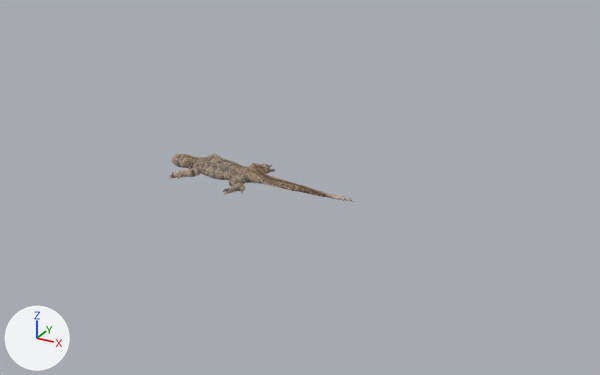
The glTF model public/assets/models/wasteland/scablands/crew-favours.glb as it was, and as the next commit left it.
One viewpoint serves both versions: a 50 mm lens placed at (1.64, -2.61, 1.32), pointed at (0.16, 0.08, -0.02). The lights are fixed; the arrows at lower left show +X, +Y and +Z. The picture after the commit comes second. Where no turn or scale is listed for an object, it has been applied to the vertices.

Objects in the first picture: 'gerald-outline-relief'.
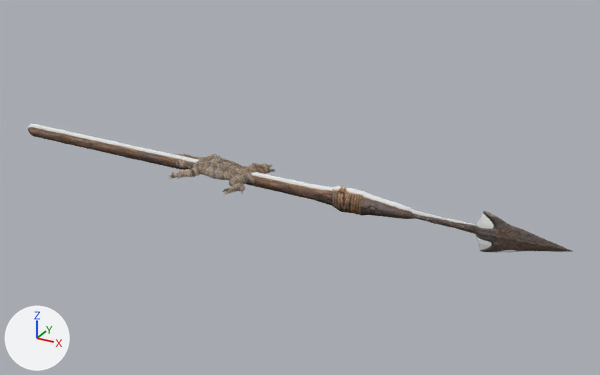
Commit message: WW-ART-CREW round 4: trace harpoon silhouette

Where the change shows, as pixel boxes [x1, y1, x2, y2] in the pictures (600 x 375 px):
'jax-harpoon-outline-lathe', added
    after: [27, 123, 573, 253]

Patch to the scene script:
```diff
--- a/public/assets/models/wasteland/scablands/crew-favours.glb.py
+++ b/public/assets/models/wasteland/scablands/crew-favours.glb.py
@@ img_ww_harpoon_photo @@
+img_ww_harpoon_photo = load_image('ww-harpoon-photo', '_unpacked/ww-harpoon-photo', 2048, 683, 'sRGB')
@@ mat_jax___outline_photograph @@
+mat_jax___outline_photograph = principled_material('Jax / outline photograph')
+mat_jax___outline_photograph.texture = img_ww_harpoon_photo
+mat_jax___outline_photograph.roughness = 0.85
@@ me_jax_harpoon_outline_lathe_mesh @@
+me_jax_harpoon_outline_lathe_mesh.from_pydata(...)  # 1440 vertices, 2876 faces; spans x -1.25..1.25, y -0.03..0.03, z -0.08..0.08
+me_jax_harpoon_outline_lathe_mesh.materials.append(mat_jax___outline_photograph)  # picture img_ww_harpoon_photo
@@ ob_jax_harpoon_outline_lathe @@
+ob_jax_harpoon_outline_lathe = bpy.data.objects.new('jax-harpoon-outline-lathe', me_jax_harpoon_outline_lathe_mesh)
+ob_jax_harpoon_outline_lathe.location = (0.0, 0.0, 0.0)
```
